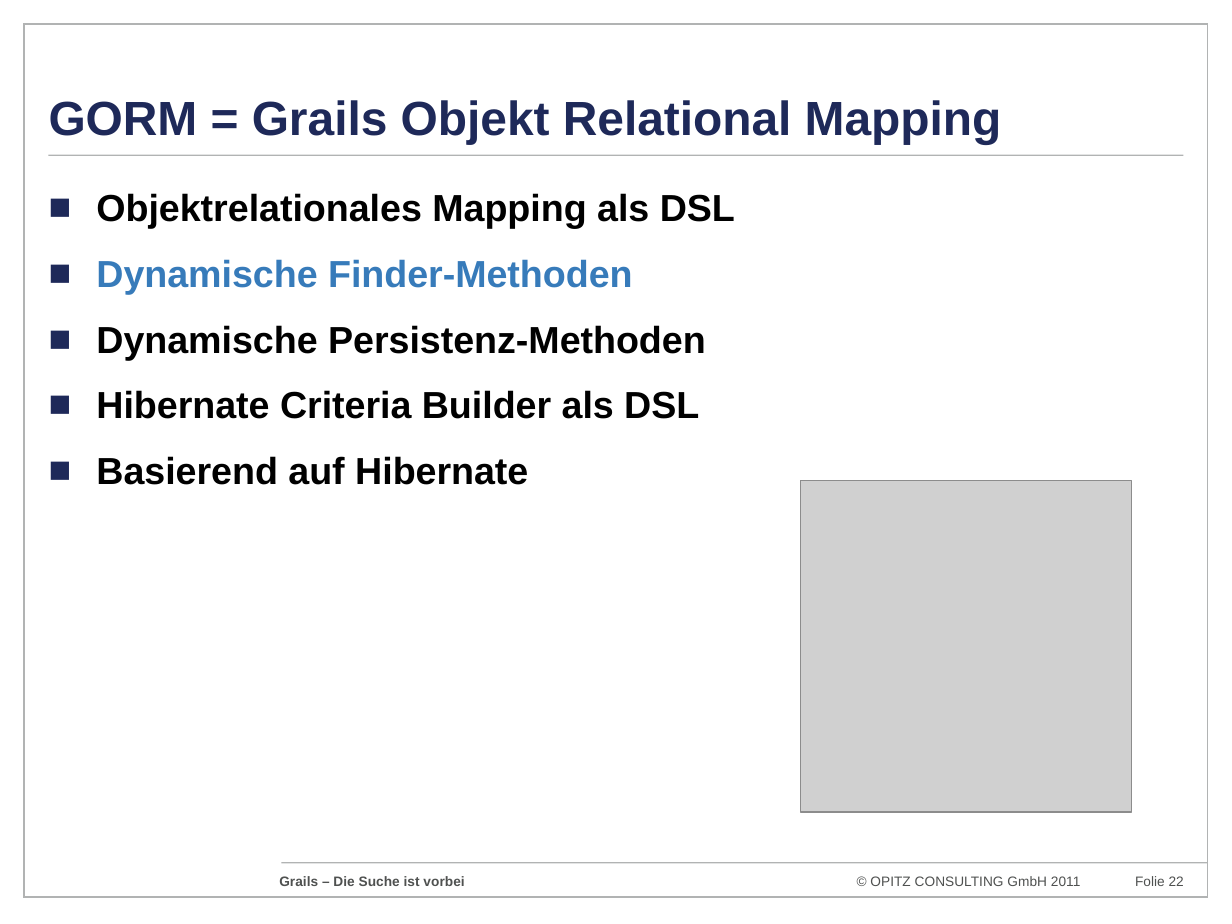
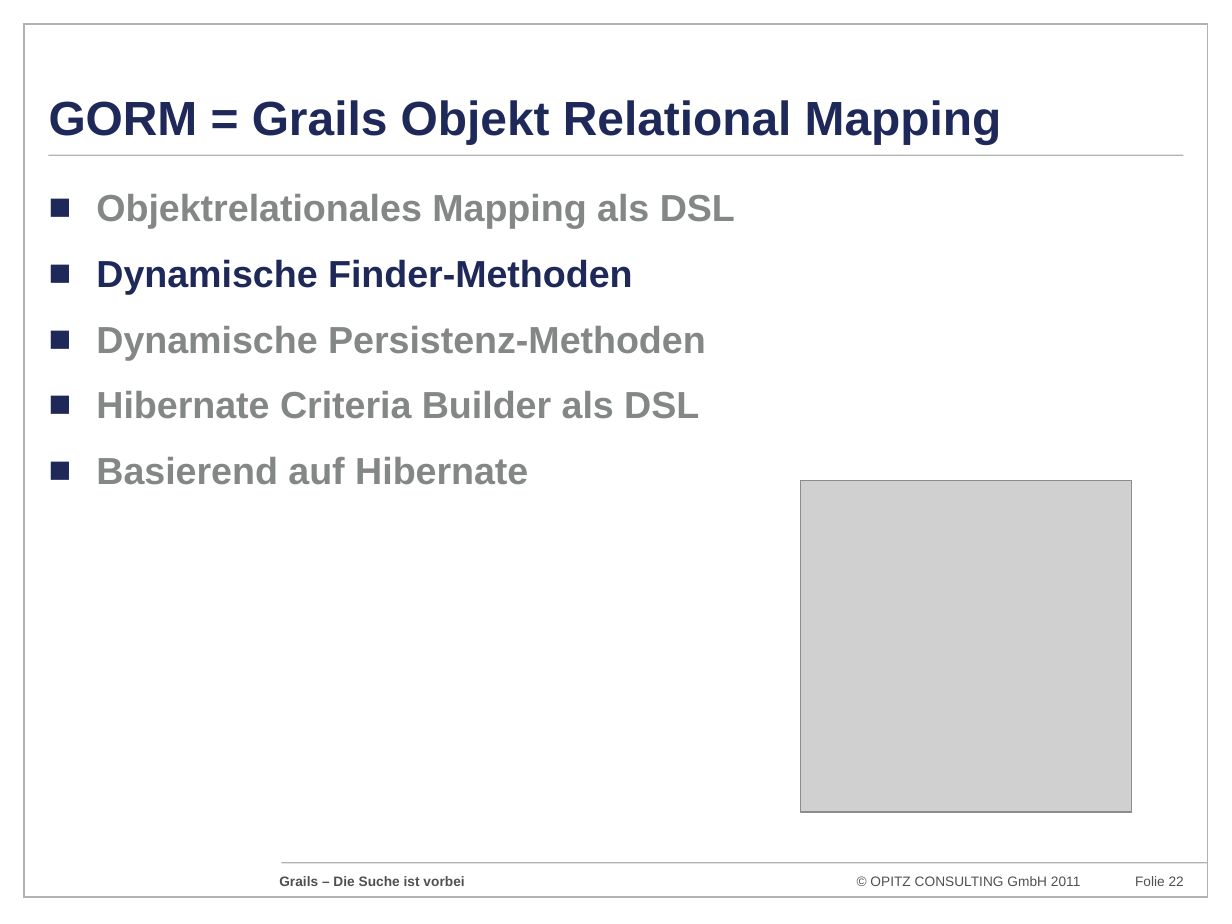
Before and after one commit to codescape/presentations, a slide deck: slide 22 of grails-die-suche-ist-vorbei/grails-doagkonferenz-2011.pptx. Drawn at 1232x924 pixels with LibreOffice and Linux fonts; fonts in the diff are those of the drawing; grey boxes stand for pictures; background and template pictures are left out. Boxes give left, top, right and bottom in pixels: in the first picture for what was removed or moved away, otherwise in the second. Text is boxed around its words. In the diff, an @@ line names an element or a change of style, - is before the commit and + after.

```diff
--- a/grails-die-suche-ist-vorbei/grails-doagkonferenz-2011.pptx
+++ b/grails-die-suche-ist-vorbei/grails-doagkonferenz-2011.pptx
@@ text "Objektrelationales Mapping als DSL" at [96, 194, 735, 485]: text colour #000000 to #838786 in "Objektrelationales Mapping als DSL", "Dynamische Persistenz-Methoden", "Hibernate Criteria Builder als DSL", "Basierend auf Hibernate"; text colour #377BBA to #1E2959 in "Dynamische Finder-Methoden" @@
```
Also in this commit, not shown: 12 other slides changed.
